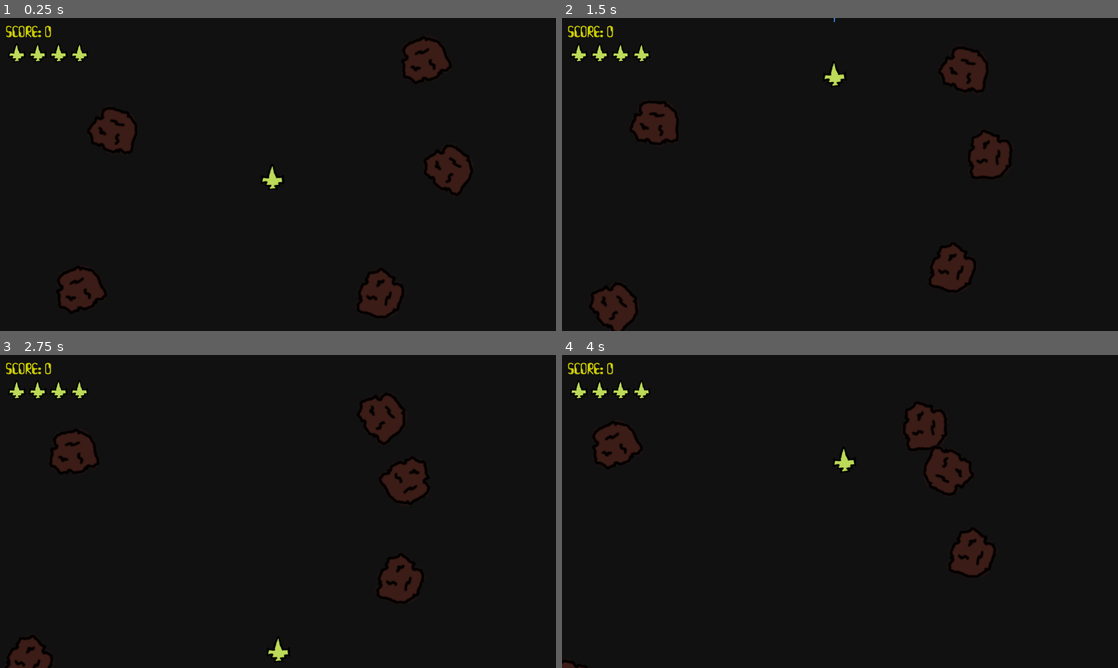
Above: before the commit, frames 1-4 (two rows, left to right).
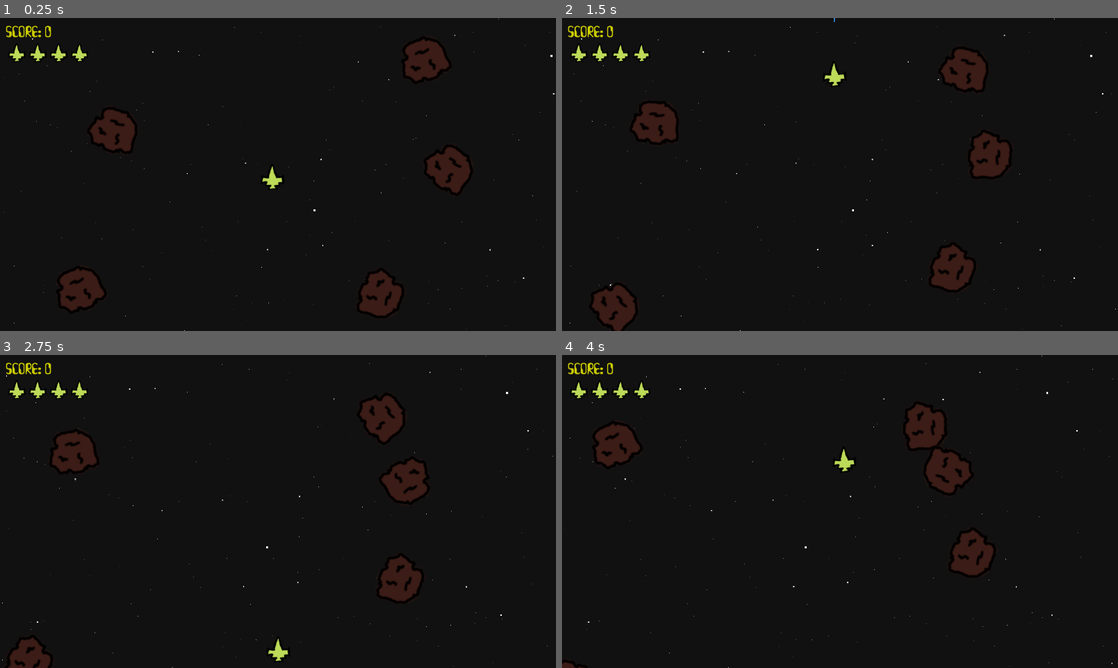
Above: after the commit, the same moments.

Repository: jeanmarc/godot-asteroids
Game: Godot game, scene res://scenes/galaxy.tscn
Two runs of this game, one before a commit and one after it. Both use one fixed random seed, a clock stepped at 60 frames per second and the inputs below.
Inputs:
- Up to frame 1 (0.25 s): no input
- Up to frame 2 (1.5 s): hold W (forward) 0.53-1.28 s; hold Space (fire) 0.53-1.28 s; hold S (back) from 1.28 s (still down); tap A (rotate_ccw) at 1.35 s
- Up to frame 3 (2.75 s): release S (back) at 2.03 s; hold W (forward) from 2.03 s (still down); tap D (rotate_cw) at 2.1 s
- Up to frame 4 (4 s): tap Space (fire) at 2.85 s; release W (forward) at 3.53 s; hold S (back) from 3.53 s (still down); tap A (rotate_ccw) at 3.6 s

The runs differ from the first frame. In frame 1, less than 0.1% of the frame differs, in the area x 0-100%, y 0-100%; in frame 2, less than 0.1%, in the area x 1-100%, y 0-100%; in frame 3, less than 0.1%; in frame 4, less than 0.1%.

Commit message:
Add game over music

Diff:
--- a/Game/scenes/galaxy.tscn
+++ b/Game/scenes/galaxy.tscn
@@ -11,9 +11,68 @@
 [ext_resource type="AudioStream" uid="uid://b16eqgske8s82" path="res://assets/impact_small.wav" id="9_8yfet"]
 [ext_resource type="AudioStream" uid="uid://difgqvmkqeuws" path="res://assets/crash.wav" id="10_qr7s8"]
 [ext_resource type="AudioStream" uid="uid://d1d23ic4tqd7m" path="res://assets/gameMusic.mp3" id="11_h4omf"]
+[ext_resource type="AudioStream" uid="uid://xpn43aivrfcf" path="res://assets/gameOver.wav" id="11_sic5m"]
+
+[sub_resource type="ParticleProcessMaterial" id="ParticleProcessMaterial_rl0qb"]
+particle_flag_disable_z = true
+emission_shape = 3
+emission_box_extents = Vector3(1, 360, 1)
+direction = Vector3(-10, 0, 0)
+spread = 0.0
+initial_velocity_min = 10.0
+initial_velocity_max = 12.0
+gravity = Vector3(0, 0, 0)
+
+[sub_resource type="ParticleProcessMaterial" id="ParticleProcessMaterial_av0yn"]
+particle_flag_disable_z = true
+emission_shape = 3
+emission_box_extents = Vector3(1, 360, 1)
+direction = Vector3(-10, 0, 0)
+spread = 0.0
+initial_velocity_min = 20.0
+initial_velocity_max = 24.0
+gravity = Vector3(0, 0, 0)
+scale_min = 2.0
+scale_max = 3.0
+
+[sub_resource type="ParticleProcessMaterial" id="ParticleProcessMaterial_btuuk"]
+particle_flag_disable_z = true
+emission_shape = 3
+emission_box_extents = Vector3(1, 360, 1)
+direction = Vector3(-10, 0, 0)
+spread = 0.0
+initial_velocity_min = 40.0
+initial_velocity_max = 44.0
+gravity = Vector3(0, 0, 0)
+scale_min = 4.0
+scale_max = 5.0
 
 [node name="Galaxy" type="Node2D"]
 script = ExtResource("1_toxde")
+
+[node name="Background" type="Node2D" parent="."]
+position = Vector2(1286, 370)
+
+[node name="StarfieldBack" type="GPUParticles2D" parent="Background"]
+z_index = -100
+amount = 1000
+process_material = SubResource("ParticleProcessMaterial_rl0qb")
+lifetime = 1000.0
+preprocess = 600.0
+
+[node name="StarfieldMiddle" type="GPUParticles2D" parent="Background"]
+z_index = -95
+amount = 300
+process_material = SubResource("ParticleProcessMaterial_av0yn")
+lifetime = 1000.0
+preprocess = 600.0
+
+[node name="StarfieldFront" type="GPUParticles2D" parent="Background"]
+z_index = -90
+amount = 80
+process_material = SubResource("ParticleProcessMaterial_btuuk")
+lifetime = 1000.0
+preprocess = 600.0
 
 [node name="UI" type="CanvasLayer" parent="."]
 
@@ -66,6 +125,9 @@
 [node name="Crash" type="AudioStreamPlayer" parent="."]
 stream = ExtResource("10_qr7s8")
 
+[node name="GameOver" type="AudioStreamPlayer" parent="."]
+stream = ExtResource("11_sic5m")
+
 [node name="GameMusic" type="AudioStreamPlayer" parent="."]
 stream = ExtResource("11_h4omf")
 volume_db = -10.0
--- a/Game/scripts/galaxy.gd
+++ b/Game/scripts/galaxy.gd
@@ -8,6 +8,10 @@
 @onready var respawn_timer = $RespawnTimer
 @onready var spawn_pos = $PlayerSpawnPos
 @onready var spawn_area = $PlayerSpawnPos/PlayerSpawnArea
+@onready var background = $Background
+@onready var starfieldBack: GPUParticles2D = $Background/StarfieldBack
+@onready var starfieldMiddle: GPUParticles2D = $Background/StarfieldMiddle
+@onready var starfieldFront: GPUParticles2D = $Background/StarfieldFront
 
 var asteroid_scene = preload("res://scenes/asteroid.tscn")
 
@@ -22,6 +26,9 @@
 		hud.init_lives(value)
 
 func _ready():
+	get_tree().get_root().size_changed.connect(_on_screen_resize)
+	_on_screen_resize()
+
 	$GameMusic.play()
 	game_over.visible = false
 	score = 0
@@ -37,6 +44,14 @@
 		asteroid.connect("exploded", _on_asteroid_exploded)
 		asteroid.connect("body_entered", asteroid._on_body_entered)
 
+func _on_screen_resize():
+	var screen_size = get_viewport_rect().size
+	background.global_position.x = screen_size.x
+	background.global_position.y = screen_size.y / 2
+	starfieldBack.process_material.emission_box_extents.y = screen_size.y / 2
+	starfieldMiddle.process_material.emission_box_extents.y = screen_size.y / 2
+	starfieldFront.process_material.emission_box_extents.y = screen_size.y / 2
+
 func _on_player_died():
 	$Crash.play(2.0)
 	player.global_position = spawn_pos.global_position
@@ -47,6 +62,8 @@
 	else:
 		lives = 0
 		game_over.visible = true
+		$GameMusic.stop()
+		$GameOver.play()
 		print("game over")
 
 
Not shown, added: Game/assets/gameOver.wav.import
Not shown: 1 places in Game/scenes/galaxy.tscn that only renumber resources
Not shown, changed: Game/README.md
Not shown, added: Game/assets/gameOver.wav
